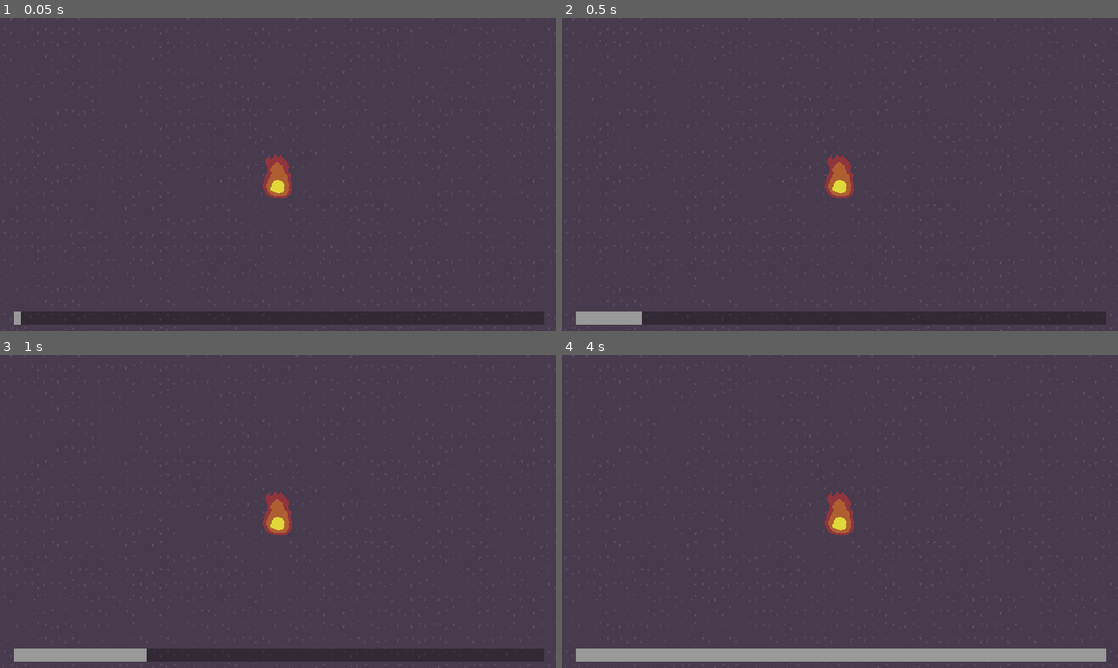
Above: before the commit, frames 1-4 (two rows, left to right).
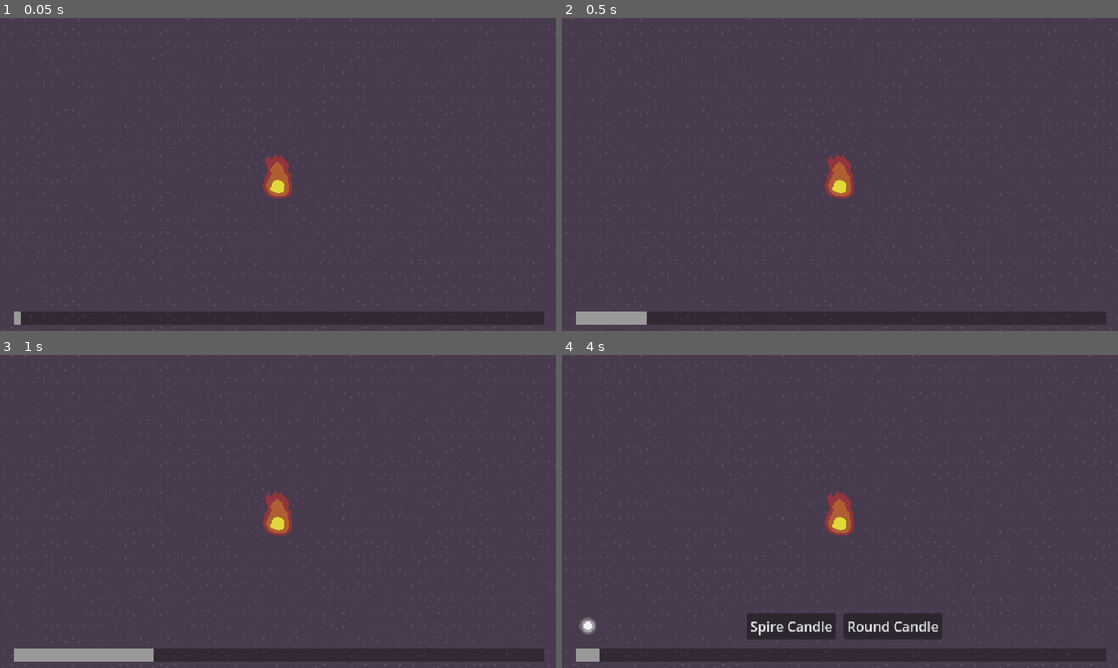
Above: after the commit, the same moments.

Repository: sushitoad/tower-defense-prototype
Game: Godot game, scene res://scenes/test_scene.tscn
Same seed, same stepped clock (60 frames per second), same inputs: the game is played once before the commit and once after it.
Inputs (mouse positions are in pixels of both pictures, inside the frame that each line leads up to):
- Up to frame 1 (0.05 s): no input
- Up to frame 2 (0.5 s): no input
- Up to frame 3 (1 s): move the mouse to (400, 495) at 0.52 s; click (400, 495) at 0.6 s
- Up to frame 4 (4 s): move the mouse to (728, 527) at 1.27 s; tap one key every 0.75 s from 1.35 s: S (CameraDown) A (CameraLeft) D (CameraRight) W (CameraUp); click (728, 527) at 1.55 s; move the mouse to (895, 442) at 2.02 s; click (895, 442) at 2.3 s; move the mouse to (812, 574) at 2.77 s; click (812, 574) at 3.05 s; move the mouse to (1006, 558) at 3.52 s; click (1006, 558) at 3.8 s

Frame 1 is identical in both runs. In frame 2, less than 0.1% of the frame differs, in the area x 14-16%, y 93-98%; in frame 3, less than 0.1%; in frame 4, 6.7%, in the area x 3-98%, y 82-98%.
Error in both runs: Invalid access to property or key 'isBeingPlaced' on a base object of type 'Nil'. (res://scripts/tower_manager.gd:31)

Commit message:
charge towers
charge towers increase charge now!

Diff:
--- a/project.godot
+++ b/project.godot
@@ -40,6 +40,7 @@
 tower=""
 enemy=""
 bullet=""
+UI=""
 
 [input]
 
--- a/scenes/build_ui.tscn
+++ b/scenes/build_ui.tscn
@@ -9,7 +9,7 @@
 
 [sub_resource type="StyleBoxFlat" id="StyleBoxFlat_xa1c1"]
 
-[node name="BuildUI" type="Control" node_paths=PackedStringArray("chargeIcons")]
+[node name="BuildUI" type="Control" node_paths=PackedStringArray("chargeIcons") groups=["UI"]]
 layout_mode = 3
 anchors_preset = 15
 anchor_right = 1.0
--- a/scenes/test_scene.tscn
+++ b/scenes/test_scene.tscn
@@ -47,7 +47,7 @@
 position = Vector2(654, 223)
 
 [node name="ChargeTower" parent="." instance=ExtResource("8_h3xc6")]
-position = Vector2(416, 229)
+position = Vector2(598, 171)
 
 [node name="Camera2D" parent="." instance=ExtResource("10_s36qc")]
 
--- a/scripts/charge_tower.gd
+++ b/scripts/charge_tower.gd
@@ -1,9 +1,27 @@
 extends Area2D
 
-#reference to charge bar
-var chargeBar: ProgressBar = null
+@export var chargeBoostPercent: float = 5
+var buildUI: Control
+var chargeBar: ProgressBar
+@onready var tower: StaticBody2D = get_parent()
 #while this is not dormant or being placed, adds to a value in the charge bar called charge reduction
 #slows enemies that enter the area 2d
 
 func _ready() -> void:
-	pass #chargeBar = get_node("/root/Test Scene/BuildUI/ChargeBar")
+	var UIelements = get_tree().get_nodes_in_group("UI")
+	for element in UIelements:
+		if element is Control:
+			if element.name == "BuildUI":
+				buildUI = element
+	chargeBar = buildUI.find_child("ChargeBar")
+	tower.on_destroyed.connect(AdjustChargeRate)
+	tower.on_awoke.connect(AdjustChargeRate)
+	if !tower.isDestroyed and !tower.isBeingPlaced:
+		AdjustChargeRate()
+
+func AdjustChargeRate():
+	if !tower.isDestroyed and !tower.isBeingPlaced:
+		chargeBar.chargeTowerBoost += (chargeBoostPercent / 100)
+	else:
+		chargeBar.chargeTowerBoost -= (chargeBoostPercent / 100)
+	print("charge rate is: " + str(chargeBar.chargeTowerBoost))
--- a/scripts/tower.gd
+++ b/scripts/tower.gd
@@ -2,6 +2,7 @@
 
 enum TowerType { BASIC, CHARGE, HEARTFIRE }
 signal on_destroyed
+signal on_awoke
 
 @export var maxHealth: int = 100
 @export var allure: float = 10
@@ -48,5 +49,6 @@
 
 func WakeThisTower():
 	isDestroyed = false
+	on_awoke.emit()
 	currentHealth = maxHealth
 	$Sprite2D.modulate = Color(1, 1, 1, 1)
--- a/scripts/tower_manager.gd
+++ b/scripts/tower_manager.gd
@@ -47,6 +47,7 @@
 func PlaceSpawnedTower():
 	newTower.isBeingPlaced = false
 	towerPlaced.emit()
+	newTower.WakeThisTower()
 	newTower.get_node("CollisionShape2D").disabled = false
 	newTower.find_child("RangeSprite2D").visible = false
 	newTower = null
Not shown: 1 places in scenes/build_ui.tscn that only renumber resources
